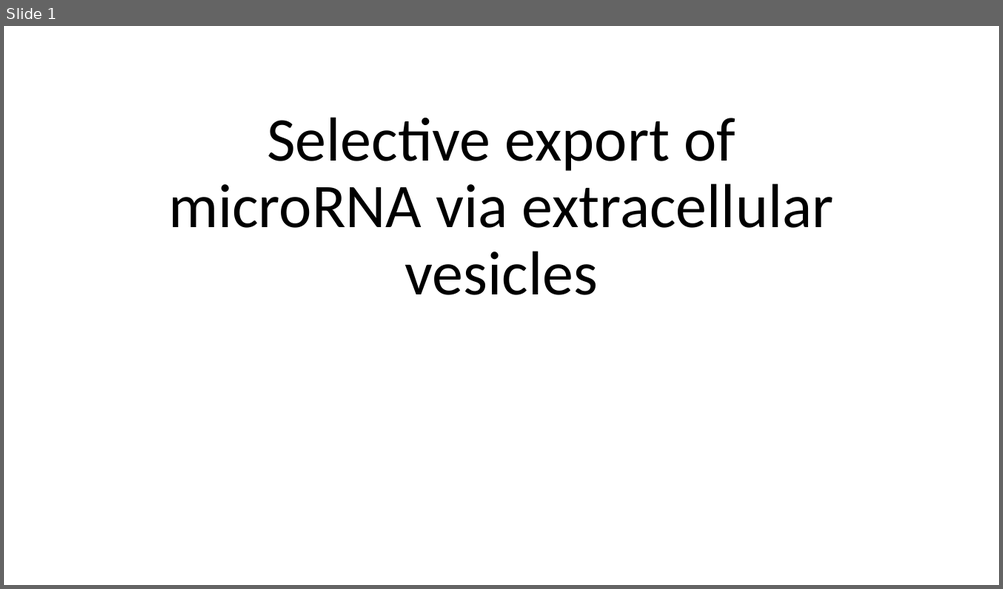
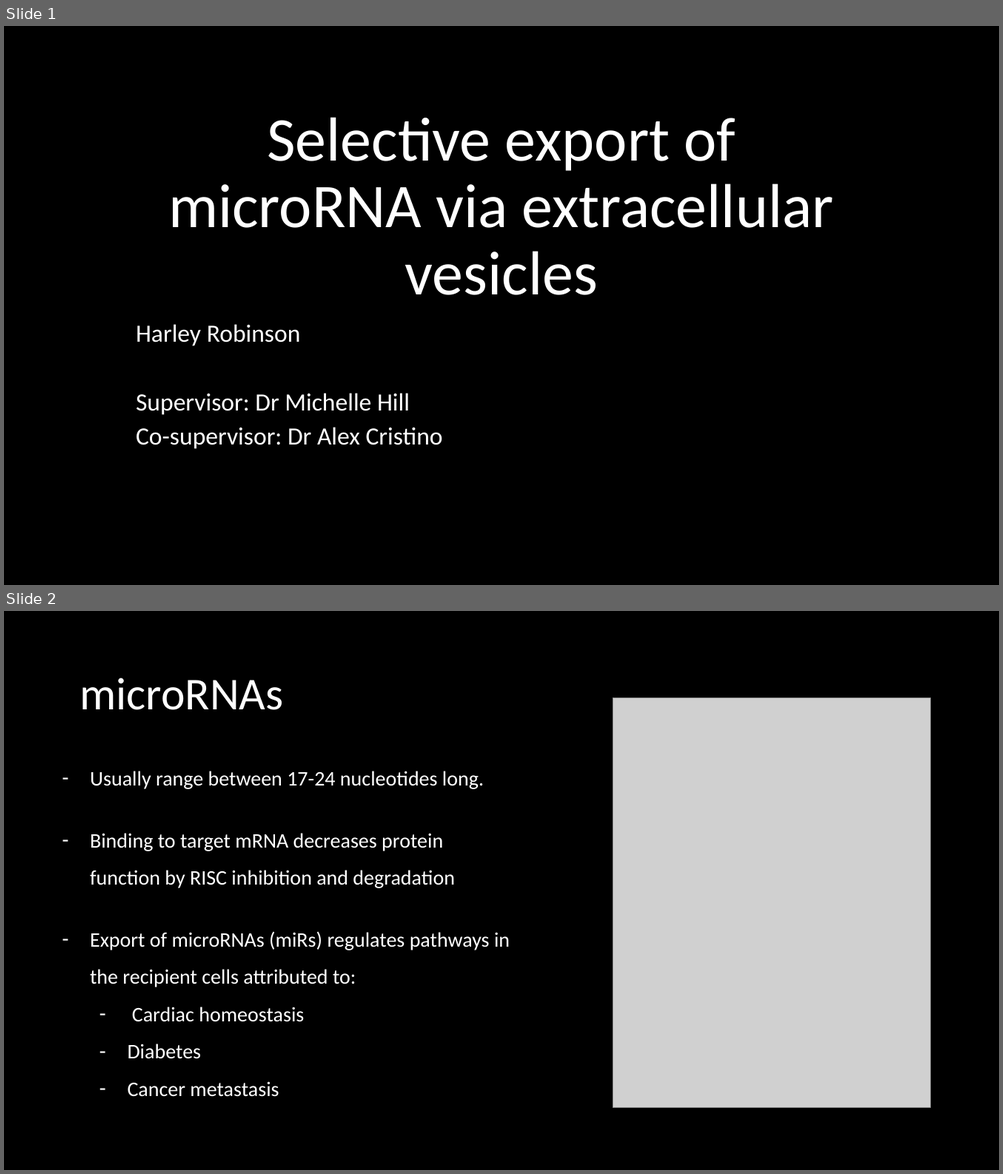
Before and after one commit to HarleyRobinson/Honours2, a slide deck: BackgroundInfo/Selective export of microRNA via extracellular vesicles.pptx. Shown one above the other, each under a label of ours: slide 1 before the commit, slides 1 and 2 after it. The pictures are 1003x589 and 1003x1174 pixels, drawn with LibreOffice and Linux fonts; fonts in the diff are those of the drawing; grey boxes stand for pictures; background and template pictures are left out. Boxes give left, top, right and bottom in pixels: in the first picture for what was removed or moved away, otherwise in the second. Text is boxed around its words. In the diff, an @@ line names an element or a change of style, - is before the commit and + after.

```diff
--- a/BackgroundInfo/Selective export of microRNA via extracellular vesicles.pptx
+++ b/BackgroundInfo/Selective export of microRNA via extracellular vesicles.pptx
@@ slide 2 added at [4,611,999,1170], background #000000 @@
@@ title added at [79,678,283,710], 44 pt, text #FFFFFF @@
+microRNAs
@@ picture added at [613,698,930,1108] @@
@@ text added at [90,771,509,1097], 20 pt, text #FFFFFF @@
+– Usually range between 17-24 nucleotides long.
+– Binding to target mRNA decreases protein function by RISC inhibition and degradation
+– Export of microRNAs (miRs) regulates pathways in the recipient cells attributed to:
+  – Cardiac homeostasis
+  – Diabetes
+  – Cancer metastasis
@@ slide 1 changed as well @@
@@ background #FFFFFF to picture (left out) @@
@@ title "Selective export of microRNA via ..." at [168,117,834,295]: text colour #000000 to #FFFFFF @@
@@ subtitle added at [136,324,443,449], 24 pt, text #FFFFFF @@
+Harley Robinson
+Supervisor: Dr Michelle Hill
+Co-supervisor: Dr Alex Cristino
```
Also in this commit, not shown: 8 other slides changed, 1 slide removed, 3 other files.
